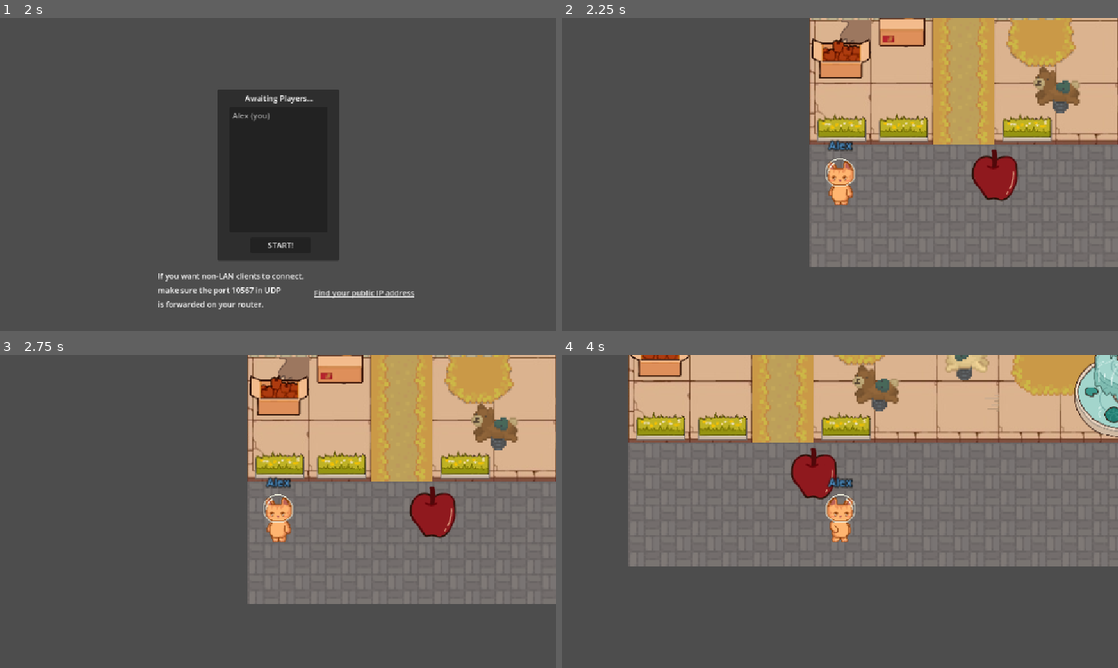
Above: before the commit, frames 1-4 (two rows, left to right).
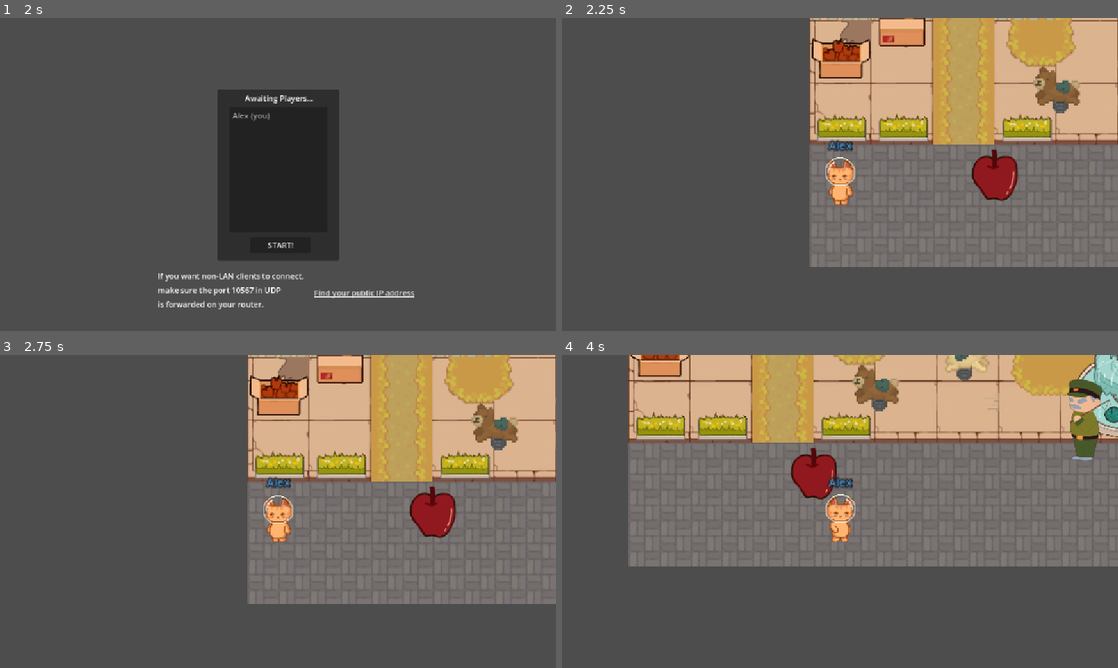
Above: after the commit, the same moments.

Repository: Lambozhuang/project-cats
Game: Godot game, scene res://lobby.tscn
Two runs of this game, one before a commit and one after it. Both use one fixed random seed, a clock stepped at 60 frames per second and the inputs below.
Inputs (mouse positions are in pixels of both pictures, inside the frame that each line leads up to):
- Up to frame 1 (2 s): click (255, 158) at 0.52 s; type "Alex" at 0.6 s; click "Host" at 1.25 s
- Up to frame 2 (2.25 s): click "START!" at 2 s
- Up to frame 3 (2.75 s): no input
- Up to frame 4 (4 s): hold Right (move_right) 2.78-3.53 s; tap G (carry) at 2.85, 3.6 s; hold Down (move_down) from 3.53 s (still down)

Frame 1 is identical in both runs. In frame 2, 0.2% of the frame differs, in the area x 47-53%, y 44-59%; in frame 3, 0.2%; in frame 4, 1.2%, in the area x 90-99%, y 7-34%.

Commit message:
Load different sprites for the players

Diff:
--- a/ResourceCache.gd
+++ b/ResourceCache.gd
@@ -1,3 +1,8 @@
 extends Node
 
 const Tileset = preload("res://Assets/tilesets/level1.tres")
+
+@export var player_sprites = {
+	"Rupert": preload("res://Assets/sprites/cats/Rupert/Rupert_anim.tres"),
+	"Bob": preload("res://Assets/sprites/cats/Bob/Bob_anim.tres"),
+}
--- /dev/null
+++ b/assets/sprites/cats/Bob/Bob_anim.tres
@@ -0,0 +1,29 @@
+[gd_resource type="SpriteFrames" load_steps=3 format=3 uid="uid://clr3uijv3giuc"]
+
+[ext_resource type="Texture2D" uid="uid://bfmfeshhiyplu" path="res://Assets/sprites/cats/Bob/Idle/Bob_frame1.png" id="1_hwk4o"]
+[ext_resource type="Texture2D" uid="uid://d0y70qinn8pyi" path="res://Assets/sprites/cats/Bob/Idle/Bob_frame2.png" id="2_a833m"]
+
+[resource]
+animations = [{
+"frames": [{
+"duration": 1.0,
+"texture": ExtResource("1_hwk4o")
+}, {
+"duration": 1.0,
+"texture": ExtResource("2_a833m")
+}],
+"loop": true,
+"name": &"idle",
+"speed": 5.0
+}, {
+"frames": [{
+"duration": 1.0,
+"texture": ExtResource("1_hwk4o")
+}, {
+"duration": 1.0,
+"texture": ExtResource("2_a833m")
+}],
+"loop": true,
+"name": &"walk",
+"speed": 5.0
+}]
--- /dev/null
+++ b/assets/sprites/cats/Rupert/Rupert_anim.tres
@@ -0,0 +1,38 @@
+[gd_resource type="SpriteFrames" load_steps=6 format=3 uid="uid://bdt1nvhwcxpm8"]
+
+[ext_resource type="Texture2D" uid="uid://8gi4nssejema" path="res://Assets/sprites/cats/Rupert/Idle/Rupert_frame1.png" id="1_ni3qu"]
+[ext_resource type="Texture2D" uid="uid://crv8314e7afsn" path="res://Assets/sprites/cats/Rupert/Idle/Rupert_frame2.png" id="2_brxwx"]
+[ext_resource type="Texture2D" uid="uid://ddkf158gynss" path="res://Assets/sprites/cats/Rupert/Walk/Rupert_walk_1and3.png" id="3_bmgqh"]
+[ext_resource type="Texture2D" uid="uid://cra4rdisgnvxd" path="res://Assets/sprites/cats/Rupert/Walk/Rupert_walk2.png" id="4_6x24m"]
+[ext_resource type="Texture2D" uid="uid://cbtloe3v56w4y" path="res://Assets/sprites/cats/Rupert/Walk/Rupert_walk4.png" id="5_egmkh"]
+
+[resource]
+animations = [{
+"frames": [{
+"duration": 1.0,
+"texture": ExtResource("1_ni3qu")
+}, {
+"duration": 1.0,
+"texture": ExtResource("2_brxwx")
+}],
+"loop": true,
+"name": &"idle",
+"speed": 2.0
+}, {
+"frames": [{
+"duration": 1.0,
+"texture": ExtResource("3_bmgqh")
+}, {
+"duration": 1.0,
+"texture": ExtResource("4_6x24m")
+}, {
+"duration": 1.0,
+"texture": ExtResource("3_bmgqh")
+}, {
+"duration": 1.0,
+"texture": ExtResource("5_egmkh")
+}],
+"loop": true,
+"name": &"walk",
+"speed": 5.0
+}]
--- a/demo_1.tscn
+++ b/demo_1.tscn
@@ -9,7 +9,7 @@
 [node name="level1_map" parent="." instance=ExtResource("1_5c1db")]
 
 [node name="Villain" parent="." instance=ExtResource("2_5c1db")]
-position = Vector2(1049, 711)
+position = Vector2(667, 516)
 
 [node name="Items" type="Node" parent="."]
 
--- a/gamestate.gd
+++ b/gamestate.gd
@@ -126,8 +126,15 @@
 		player.name = str(p_id)
 		world.get_node("Players").add_child(player)
 		# The RPC must be called after the player is added to the scene tree.
+		# TODO: maybe transfer the authority to the peer of its player
 		#player.set_multiplayer_authority(p_id)
-		player.set_player_name.rpc(player_name if p_id == multiplayer.get_unique_id() else players[p_id])
+		var name_to_set = player_name
+		if p_id == multiplayer.get_unique_id():
+			pass
+		else:
+			name_to_set = players[p_id]
+
+		player.set_player_name.rpc(name_to_set, p_id)
 
 
 func end_game() -> void:
--- a/player.gd
+++ b/player.gd
@@ -78,10 +78,13 @@
 		canCarry = true
 
 @rpc("call_local")
-func set_player_name(value: String) -> void:
+func set_player_name(value: String, peer_id: int) -> void:
 	print("lol")
 	print(multiplayer.get_unique_id())
 	$Label.text = value
 	# Assign a random color to the player based on its name.
 	$Label.modulate = gamestate.get_player_color(value)
 	#$sprite.modulate = Color(0.5, 0.5, 0.5) + gamestate.get_player_color(value)
+	print("value:" + value)
+	if peer_id != 1:
+		$AnimatedSprite2D.sprite_frames = ResourceCache.player_sprites["Bob"]
--- a/player.tscn
+++ b/player.tscn
@@ -1,43 +1,9 @@
-[gd_scene load_steps=14 format=3 uid="uid://dvscac4fx2trn"]
+[gd_scene load_steps=10 format=3 uid="uid://dvscac4fx2trn"]
 
 [ext_resource type="Script" uid="uid://cb5wl1h7r5ucn" path="res://player.gd" id="1_onrkg"]
 [ext_resource type="Texture2D" uid="uid://8gi4nssejema" path="res://Assets/sprites/cats/Rupert/Idle/Rupert_frame1.png" id="2_i3pqv"]
-[ext_resource type="Texture2D" uid="uid://crv8314e7afsn" path="res://Assets/sprites/cats/Rupert/Idle/Rupert_frame2.png" id="3_1jxqw"]
+[ext_resource type="SpriteFrames" uid="uid://bdt1nvhwcxpm8" path="res://Assets/sprites/cats/Rupert/Rupert_anim.tres" id="3_hqtel"]
 [ext_resource type="Script" uid="uid://d2e630ro1y8k2" path="res://player_controls.gd" id="3_i3pqv"]
-[ext_resource type="Texture2D" uid="uid://ddkf158gynss" path="res://Assets/sprites/cats/Rupert/Walk/Rupert_walk_1and3.png" id="4_dw050"]
-[ext_resource type="Texture2D" uid="uid://cra4rdisgnvxd" path="res://Assets/sprites/cats/Rupert/Walk/Rupert_walk2.png" id="5_b26j0"]
-[ext_resource type="Texture2D" uid="uid://cbtloe3v56w4y" path="res://Assets/sprites/cats/Rupert/Walk/Rupert_walk4.png" id="6_n7ghd"]
-
-[sub_resource type="SpriteFrames" id="SpriteFrames_nvl01"]
-animations = [{
-"frames": [{
-"duration": 1.0,
-"texture": ExtResource("2_i3pqv")
-}, {
-"duration": 1.0,
-"texture": ExtResource("3_1jxqw")
-}],
-"loop": true,
-"name": &"idle",
-"speed": 2.0
-}, {
-"frames": [{
-"duration": 1.0,
-"texture": ExtResource("4_dw050")
-}, {
-"duration": 1.0,
-"texture": ExtResource("5_b26j0")
-}, {
-"duration": 1.0,
-"texture": ExtResource("4_dw050")
-}, {
-"duration": 1.0,
-"texture": ExtResource("6_n7ghd")
-}],
-"loop": true,
-"name": &"walk",
-"speed": 5.0
-}]
 
 [sub_resource type="CapsuleShape2D" id="CapsuleShape2D_onrkg"]
 radius = 8.0
@@ -75,9 +41,9 @@
 texture = ExtResource("2_i3pqv")
 
 [node name="AnimatedSprite2D" type="AnimatedSprite2D" parent="."]
-sprite_frames = SubResource("SpriteFrames_nvl01")
-animation = &"idle"
-frame_progress = 0.638447
+sprite_frames = ExtResource("3_hqtel")
+animation = &"walk"
+frame_progress = 0.598228
 
 [node name="CollisionShape2D" type="CollisionShape2D" parent="."]
 position = Vector2(0, 20)
--- a/villain.gd
+++ b/villain.gd
@@ -1,37 +1,60 @@
 # Villain.gd
 extends CharacterBody2D
 
-@export var speed := 100.0
-@export var detection_range := 200.0  # how close the player must be to trigger chase
+@export var speed := 80.0
+@export var detection_range := 100.0  # how close the player must be to trigger chase
 @export var wander_time := 2.0       # how long to keep wandering in one direction
 
-var _player
+var _players_node: Node
+var _closest_player: Node
 var _wander_direction := Vector2.ZERO
 var _timer := 0.0
 
 func _ready() -> void:
-	# Optionally find Player if you load everything into the same scene
-	# and instance them all under the same parent
-	# If the Player is instanced at runtime, you can store a reference via signals or
-	# pass it from the outside
-	_player = get_tree().get_root().find_child("Player", true, false)
+	# Schedule finding players node for after the scene is fully loaded
+	call_deferred("_find_players_node")
+
+func _find_players_node() -> void:
+	# Look for the Players node that contains all player instances
+	_players_node = get_tree().get_root().get_node("Demo1").find_child("Players", true, false)
+	if not _players_node:
+		push_error("Villain couldn't find Players node")
 
 func _process(delta: float) -> void:
 	position = position.clamp(Vector2.ZERO, Vector2(1920, 1080))
 
+	# Find the closest player each frame
+	_find_closest_player()
+
 func _physics_process(delta: float) -> void:
-	if not _player:
+	if not _closest_player:
+		wander_around(delta)
 		return
 
-	# If the player is within detection range, chase
-	var distance_to_player = global_position.distance_to(_player.global_position)
+	# If the closest player is within detection range, chase
+	var distance_to_player = global_position.distance_to(_closest_player.global_position)
 	if distance_to_player < detection_range:
 		chase_player(delta)
 	else:
 		wander_around(delta)
 
+func _find_closest_player() -> void:
+	if not _players_node or _players_node.get_child_count() == 0:
+		_closest_player = null
+		return
+
+	var min_distance := INF
+	_closest_player = null
+
+	# Loop through all players and find the closest one
+	for player in _players_node.get_children():
+		var distance = global_position.distance_to(player.global_position)
+		if distance < min_distance:
+			min_distance = distance
+			_closest_player = player
+
 func chase_player(delta: float) -> void:
-	var direction = (_player.global_position - global_position).normalized()
+	var direction = (_closest_player.global_position - global_position).normalized()
 	velocity = direction * speed
 	if velocity.x != 0:
 		$Sprite2D.flip_h = velocity.x < 0
@@ -41,7 +64,6 @@
 	_timer -= delta
 	if _timer <= 0.0:
 		# Pick a new random direction to wander
-		# anywhere in a circle (random angle)
 		var angle = randf() * TAU  # TAU is 2*PI
 		_wander_direction = Vector2(cos(angle), sin(angle))
 		_timer = wander_time
